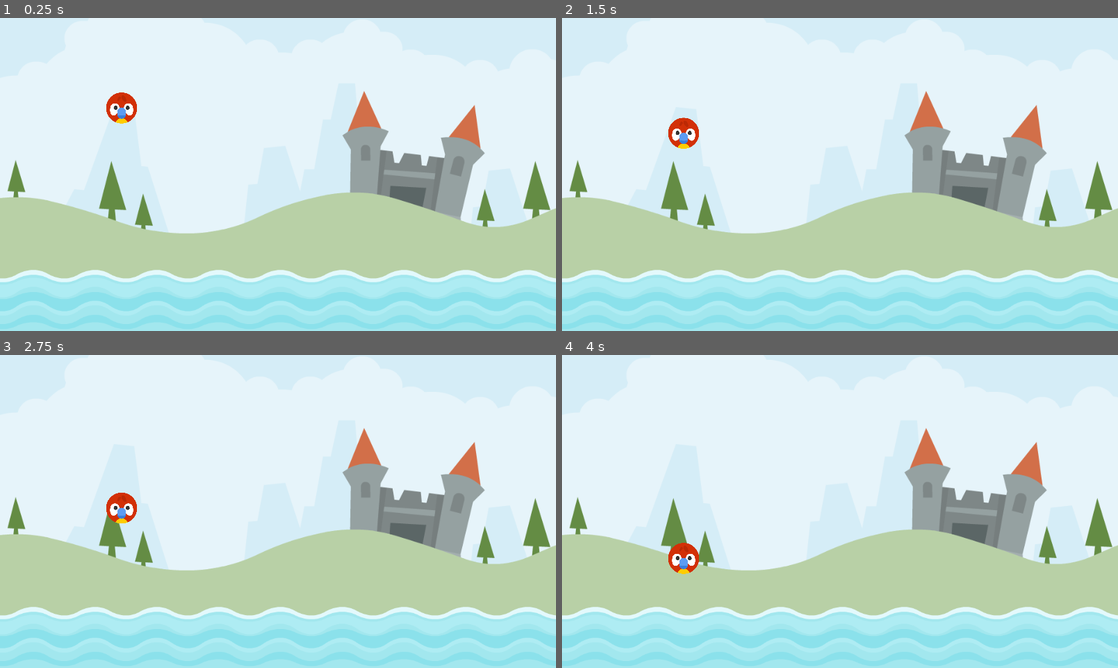
Above: before the commit, frames 1-4 (two rows, left to right).
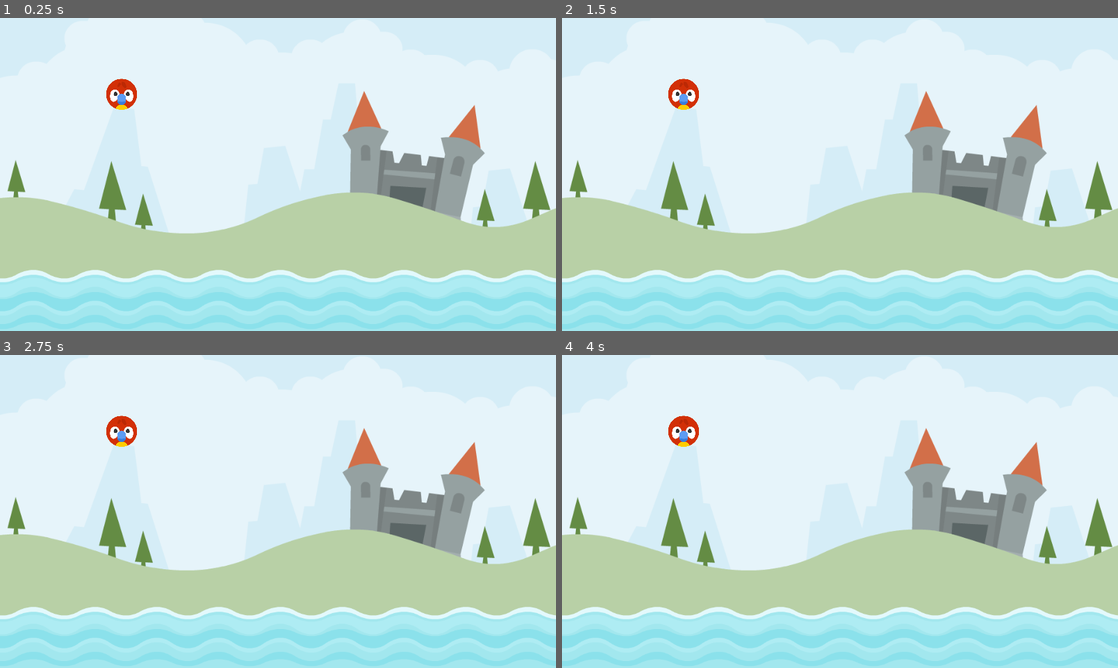
Above: after the commit, the same moments.

Repository: davidzywiec/angry_animals
Game: Godot game, scene res://Scenes/Level/level.tscn
Two runs of this game, one before a commit and one after it. Both use one fixed random seed, a clock stepped at 60 frames per second and the inputs below.
Inputs (mouse positions are in pixels of both pictures, inside the frame that each line leads up to):
- Up to frame 1 (0.25 s): no input
- Up to frame 2 (1.5 s): move the mouse to (962, 158) at 0.52 s; click (962, 158) at 0.6 s; drag from (728, 190) to (840, 324) at 1.27 s
- Up to frame 3 (2.75 s): move the mouse to (333, 442) at 2.02 s; click (333, 442) at 2.1 s
- Up to frame 4 (4 s): drag from (812, 574) to (673, 464) at 2.77 s; move the mouse to (1006, 558) at 3.52 s; click (1006, 558) at 3.6 s

The runs differ from the first frame. In frame 1, 0.6% of the frame differs, in the area x 19-25%, y 19-34%; in frame 2, 0.9%; in frame 3, 0.9%; in frame 4, 0.9%, in the area x 19-25%, y 19-70%.

Commit message:
Started on a State

Diff:
--- a/Scenes/Animal/animal.gd
+++ b/Scenes/Animal/animal.gd
@@ -1,7 +1,11 @@
 extends RigidBody2D
+
+enum ANIMAL_STATE {READY, DRAG, RELEASE}
+var _state : ANIMAL_STATE = ANIMAL_STATE.READY
 
 @onready
 var onscreen_notifier : VisibleOnScreenNotifier2D = $OffScreenNotifier
+
 
 # Called when the node enters the scene tree for the first time.
 func _ready() -> void:
@@ -9,7 +13,43 @@
 
 
 func _physics_process(delta):
-	pass
+	update(delta)
+
+
+func on_input_event(viewport, event, shape_idx):
+	print(event)
+
+
+func update(delta) -> void:
+	match _state:
+		ANIMAL_STATE.DRAG:
+			update_drag()
+
+
+func update_drag() -> void:
+	if detect_release() == true:
+		return
+
+	var gmp = get_global_mouse_position()
+	position = gmp
+
+
+func detect_release() -> bool:
+	if _state == ANIMAL_STATE.DRAG:
+		if Input.is_action_just_released("drag"):
+			set_new_state(ANIMAL_STATE.RELEASE)
+			return true
+
+	return false
+
+
+func set_new_state(new_state: ANIMAL_STATE) -> void:
+	_state = new_state
+	if _state == ANIMAL_STATE.RELEASE:
+		freeze = false
+	elif _state == ANIMAL_STATE.DRAG:
+		pass
+
 
 func die() -> void:
 	SignalManager.die.emit()
--- a/Scenes/Animal/animal.tscn
+++ b/Scenes/Animal/animal.tscn
@@ -7,6 +7,8 @@
 radius = 32.5576
 
 [node name="Animal" type="RigidBody2D"]
+input_pickable = true
+freeze = true
 script = ExtResource("1_a6yyv")
 
 [node name="Sprite2D" type="Sprite2D" parent="."]
--- a/project.godot
+++ b/project.godot
@@ -23,6 +23,14 @@
 
 window/stretch/mode="canvas_items"
 
+[input]
+
+drag={
+"deadzone": 0.5,
+"events": [Object(InputEventMouseButton,"resource_local_to_scene":false,"resource_name":"","device":-1,"window_id":0,"alt_pressed":false,"shift_pressed":false,"ctrl_pressed":false,"meta_pressed":false,"button_mask":0,"position":Vector2(0, 0),"global_position":Vector2(0, 0),"factor":1.0,"button_index":1,"canceled":false,"pressed":false,"double_click":false,"script":null)
+]
+}
+
 [rendering]
 
 renderer/rendering_method="mobile"
